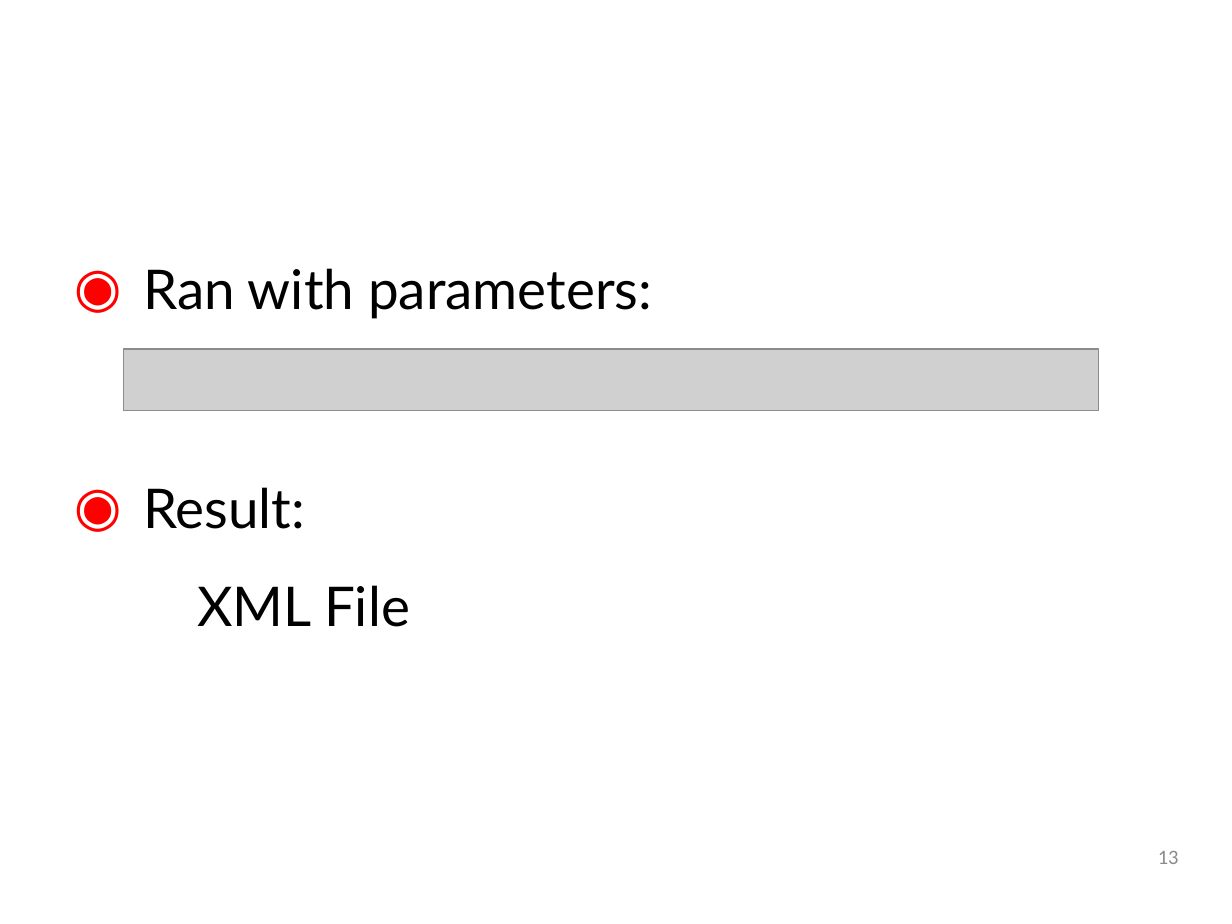
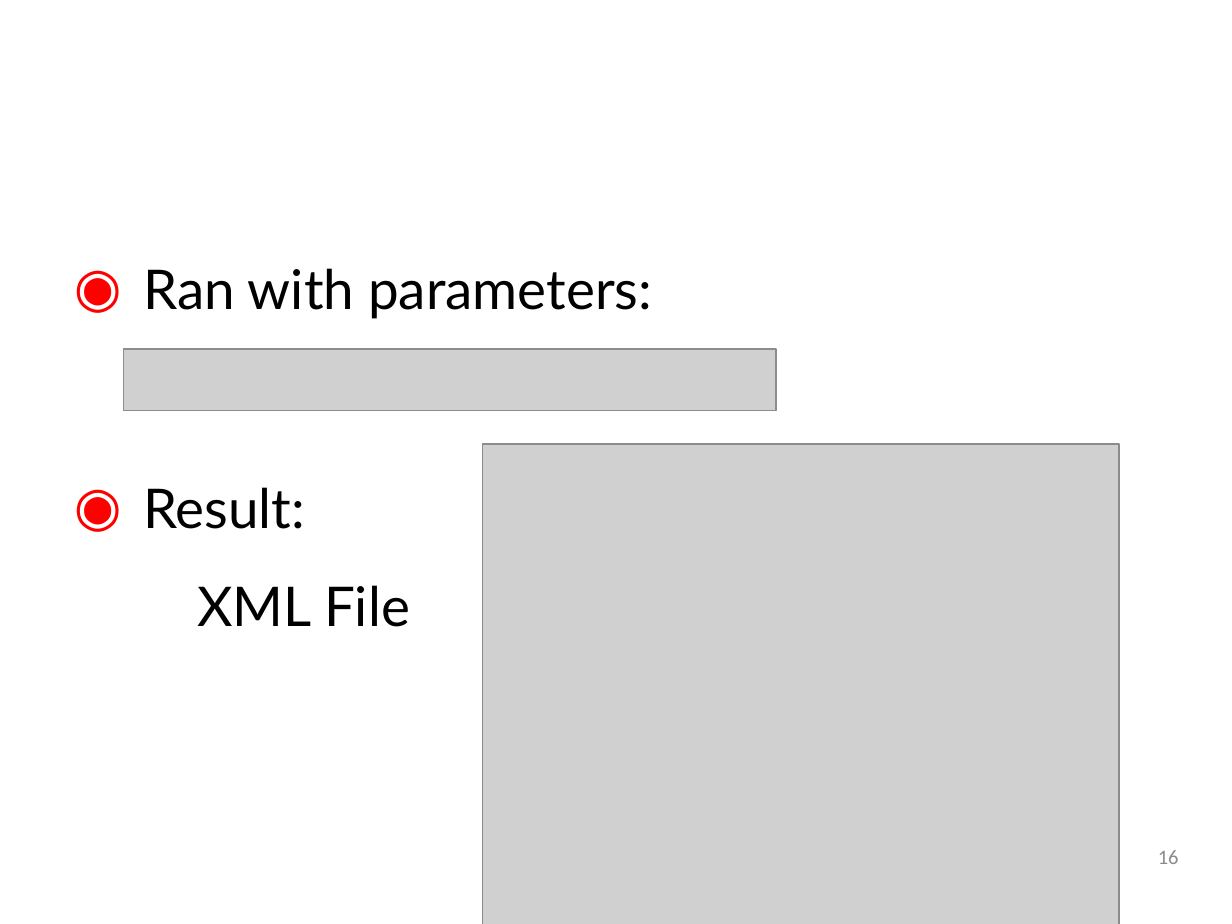
Before and after one commit to SpacemanRiff/spring-semester-project, a slide deck: slide 16 of resources/PowerPoints/Product Release.pptx (slide 13 before the commit). Drawn at 1232x924 pixels with LibreOffice and Linux fonts; fonts in the diff are those of the drawing; grey boxes stand for pictures; background and template pictures are left out. Boxes give left, top, right and bottom in pixels: in the first picture for what was removed or moved away, otherwise in the second. Text is boxed around its words. In the diff, an @@ line names an element or a change of style, - is before the commit and + after.

```diff
--- a/resources/PowerPoints/Product Release.pptx
+++ b/resources/PowerPoints/Product Release.pptx
@@ picture: place and size @@
-picture at [123,349,1099,410]
+picture at [123,349,776,410]
@@ picture added at [483,444,1120,924] @@
@@ page number at [1158,850,1179,864]: text changed @@
-13
+16
```
Also in this commit, not shown: 2 other slides changed, 3 slides added, 1 slide removed, 9 other files.
